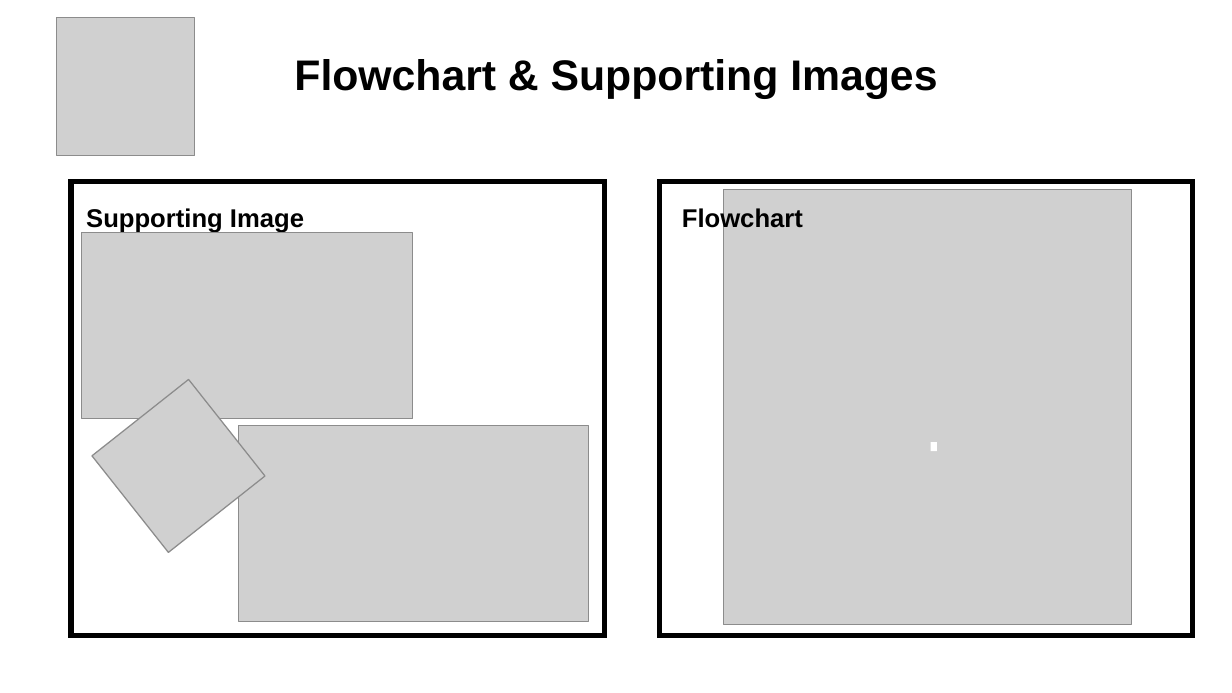
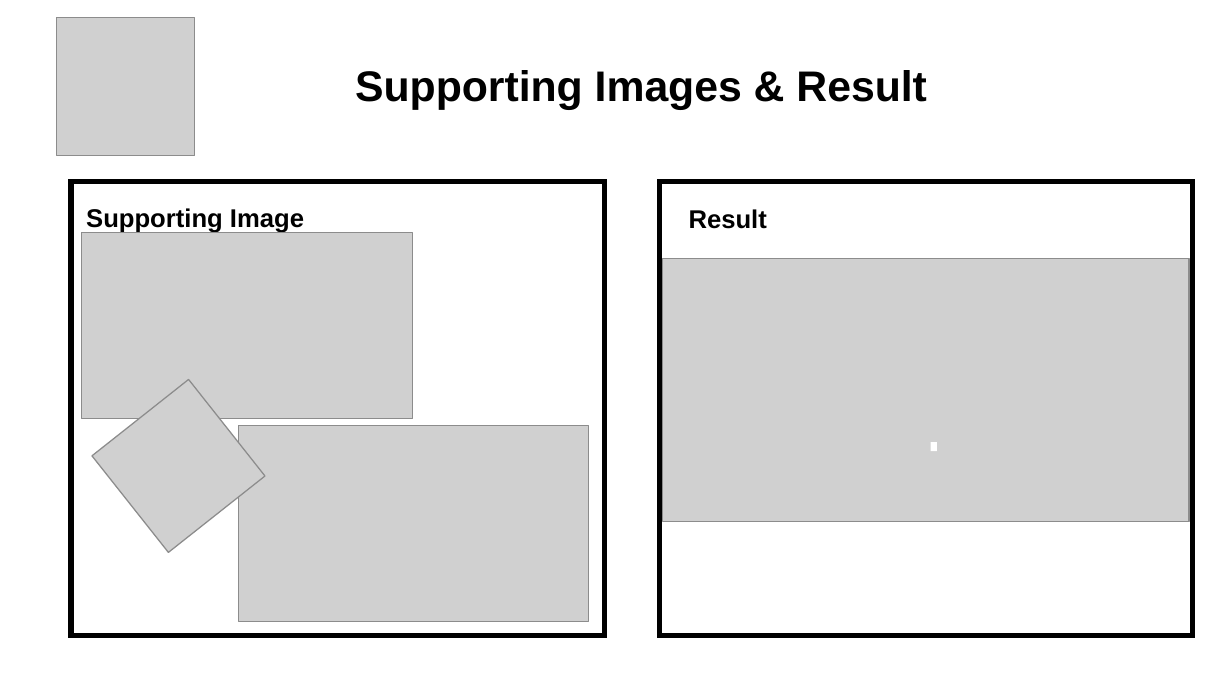
Before and after one commit to Vaibhav0120/HackWithDelhi2.0, a slide deck: slide 5 of Final PPT.pptx. Drawn at 1232x693 pixels with LibreOffice and Linux fonts; fonts in the diff are those of the drawing; grey boxes stand for pictures. Boxes give left, top, right and bottom in pixels: in the first picture for what was removed or moved away, otherwise in the second. Text is boxed around its words. In the diff, an @@ line names an element or a change of style, - is before the commit and + after.

```diff
--- a/Final PPT.pptx
+++ b/Final PPT.pptx
@@ text at (x1=355, y1=70, x2=927, y2=110): text changed @@
-Flowchart & Supporting Images
+Supporting Images & Result
@@ text at (x1=689, y1=209, x2=767, y2=229): text changed @@
-Flowchart
+Result
@@ picture resized from (x1=723, y1=190, x2=1131, y2=626) to (x1=663, y1=259, x2=1189, y2=522) @@
```
Also in this commit, not shown: 3 other slides changed, 1 slide added, 20 other files.
